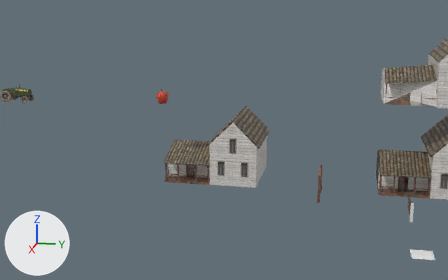
Before and after pictures for a commit that changed the FBX model Assets/Models/Fake Game/fake game.fbx.
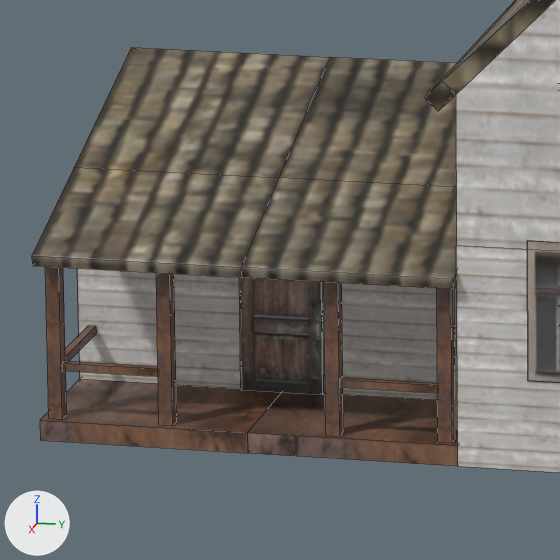
Each version is shown from a 50 mm camera at (74.19, -7.29, 23.25) aimed at (-5.14, -23.16, 3.42), then close up on the part from 36% to 49% of the width and 48% to 70% of the height. Arrows for +X, +Y and +Z are at lower left; the lights stay in place. The first two pictures are the older version. The close-ups show mesh edges as thin lines. Where no turn or scale is listed for an object, it has been applied to the vertices. Vertices at exactly the same position are counted once.

Names of what the first close-up shows: 'farmhouse'.
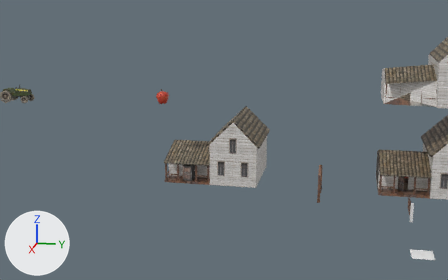
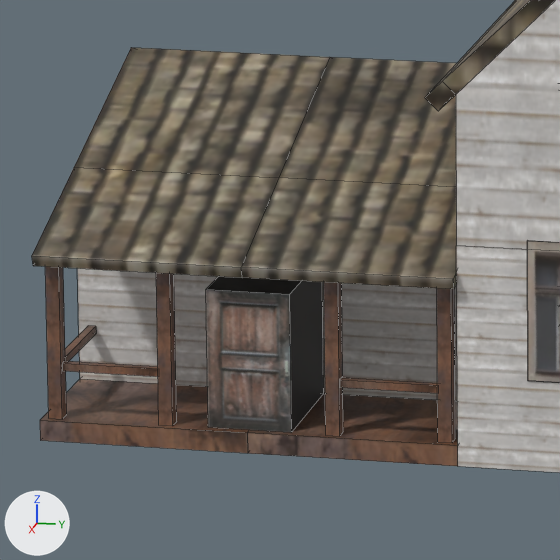
Location of each change, (x1, y1, x2, y2) in pixels of the close-ups (560 x 560 px; the box of a moved part takes in the faces that stretch with it):
part 1 of me_cube_021, moved or reshaped: before (239, 277, 324, 395); after (206, 276, 324, 432)

The edits, one by one:
me_cube_021 has 190 vertices, 160 faces and spans x -10.0..0.2, y -7.0..5.43, z -1.3..7.26.
me_cube_021 is used by ob_farmhouse; location (0.0, -23.0, 0.0).
me_cube_021 part 1: the loose piece of 8 vertices spanning x -3.95..-1.95, y -4.6..-3.4, z -1.0..1.0 is moved by (1.8, 0.0, 0.0).
